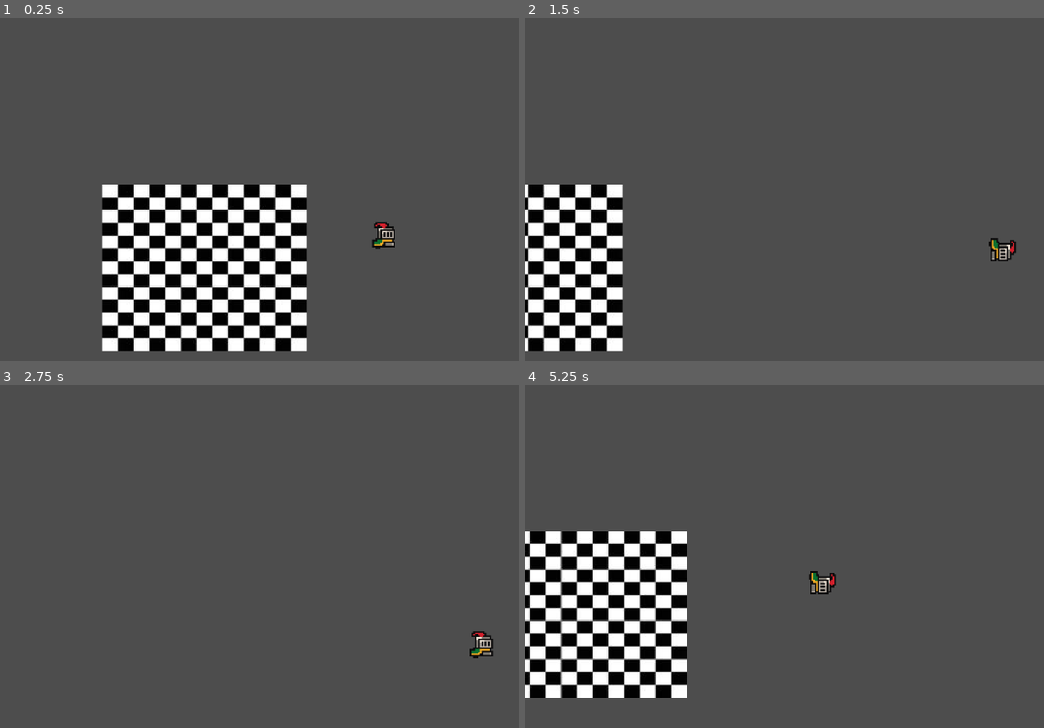
Above: before the commit, frames 1-4 (two rows, left to right).
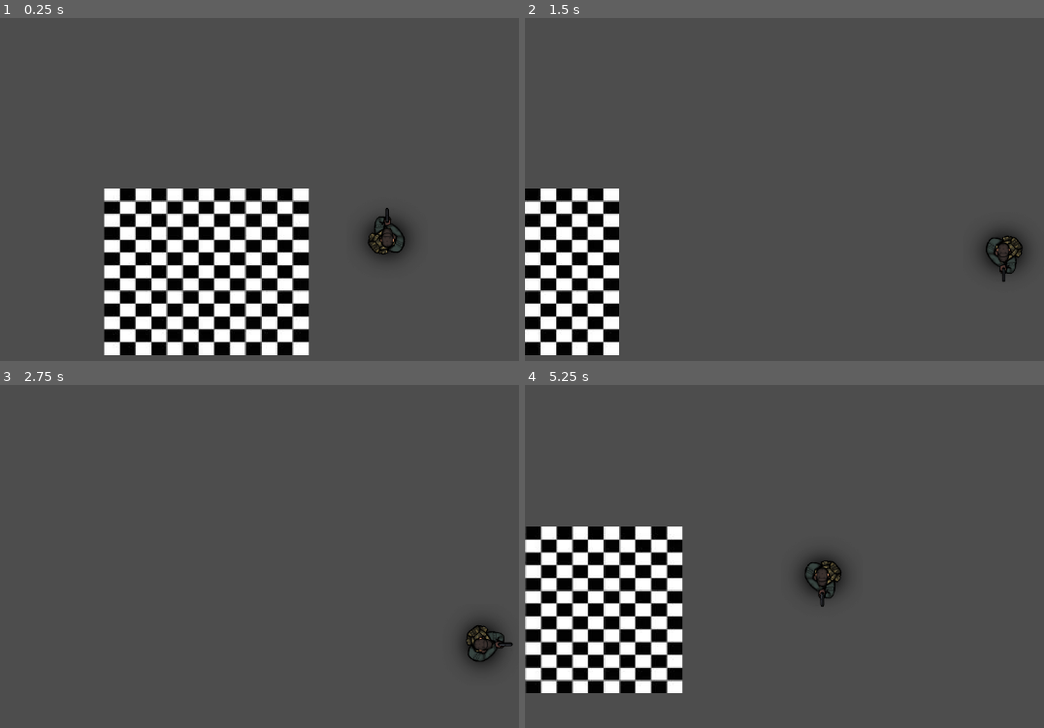
Above: after the commit, the same moments.

Repository: mssbabou/TopdownShooterGame
Game: Godot game, scene res://Scene.tscn
Same seed, same stepped clock (60 frames per second), same inputs: the game is played once before the commit and once after it.
Inputs:
- Up to frame 1 (0.25 s): no input
- Up to frame 2 (1.5 s): tap Enter at 0.5 s; hold D (Move_Right) 0.53-1.28 s; hold S (Move_Down) from 1.28 s (still down)
- Up to frame 3 (2.75 s): release S (Move_Down) at 2.03 s; hold D (Move_Right) from 2.03 s (still down)
- Up to frame 4 (5.25 s): release D (Move_Right) at 2.78 s; hold W (Move_Up) 2.78-3.53 s; hold A (Move_Left) 3.53-5.03 s; hold S (Move_Down) from 5.03 s (still down)

The runs differ from the first frame. In frame 1, 11% of the frame differs, in the area x 19-79%, y 48-99%; in frame 2, 6.0%; in frame 3, 0.8%; in frame 4, 10%.

Commit message:
Replace player sprite

Diff:
--- a/Movement.gd
+++ b/Movement.gd
@@ -31,7 +31,7 @@
 	# Normalize and store target angle
 	if is_moving:
 		target_velocity = target_velocity.normalized() * max_speed
-		target_angle = target_velocity.angle()
+		target_angle = target_velocity.angle() + (90 * (PI / 180))
 
 	# Accelerate or decelerate
 	if is_moving:
--- a/Scene.tscn
+++ b/Scene.tscn
@@ -1,5 +1,6 @@
-[gd_scene load_steps=22 format=3 uid="uid://dyoeek6ob1ibg"]
+[gd_scene load_steps=23 format=3 uid="uid://dyoeek6ob1ibg"]
 
+[ext_resource type="Texture2D" uid="uid://ccghl11q0ynnc" path="res://player.png" id="1_7mckg"]
 [ext_resource type="Texture2D" uid="uid://b4gci8wg7jee0" path="res://Assets/sprites/knight.png" id="1_j2eoc"]
 [ext_resource type="Script" uid="uid://dctfdsa6ropxd" path="res://Movement.gd" id="2_j2eoc"]
 [ext_resource type="Texture2D" uid="uid://dn7vsrclvmi7y" path="res://black and white.jpg" id="3_j2eoc"]
@@ -72,6 +73,14 @@
 animations = [{
 "frames": [{
 "duration": 1.0,
+"texture": ExtResource("1_7mckg")
+}],
+"loop": true,
+"name": &"Player",
+"speed": 5.0
+}, {
+"frames": [{
+"duration": 1.0,
 "texture": SubResource("AtlasTexture_7mckg")
 }, {
 "duration": 1.0,
@@ -125,27 +134,27 @@
 }]
 
 [sub_resource type="RectangleShape2D" id="RectangleShape2D_j2eoc"]
-size = Vector2(16.3265, 21.0085)
+size = Vector2(152.174, 214.286)
 
-[node name="Node2D" type="Node2D"]
+[node name="Game" type="Node2D"]
 
 [node name="Player" type="AnimatedSprite2D" parent="."]
 top_level = true
 position = Vector2(52.6, 9.13599)
-scale = Vector2(0.30625, 0.279125)
+scale = Vector2(0.046, 0.042)
 sprite_frames = SubResource("SpriteFrames_66br4")
-frame_progress = 0.551775
+animation = &"Player"
 script = ExtResource("2_j2eoc")
 
 [node name="Area2D" type="Area2D" parent="Player"]
 
 [node name="CollisionShape2D" type="CollisionShape2D" parent="Player/Area2D"]
-position = Vector2(-0.326508, 3.33902)
+position = Vector2(-2.17371, -15.1426)
 scale = Vector2(1, 1)
 shape = SubResource("RectangleShape2D_j2eoc")
 
 [node name="Camera2D" type="Camera2D" parent="Player"]
-position = Vector2(1.30613, 3.09541)
+position = Vector2(1.30613, 3.09542)
 scale = Vector2(3.26531, 3.58262)
 zoom = Vector2(8, 8)
 position_smoothing_enabled = true
Binary file added: player.png
Not shown, added: player.png.import
